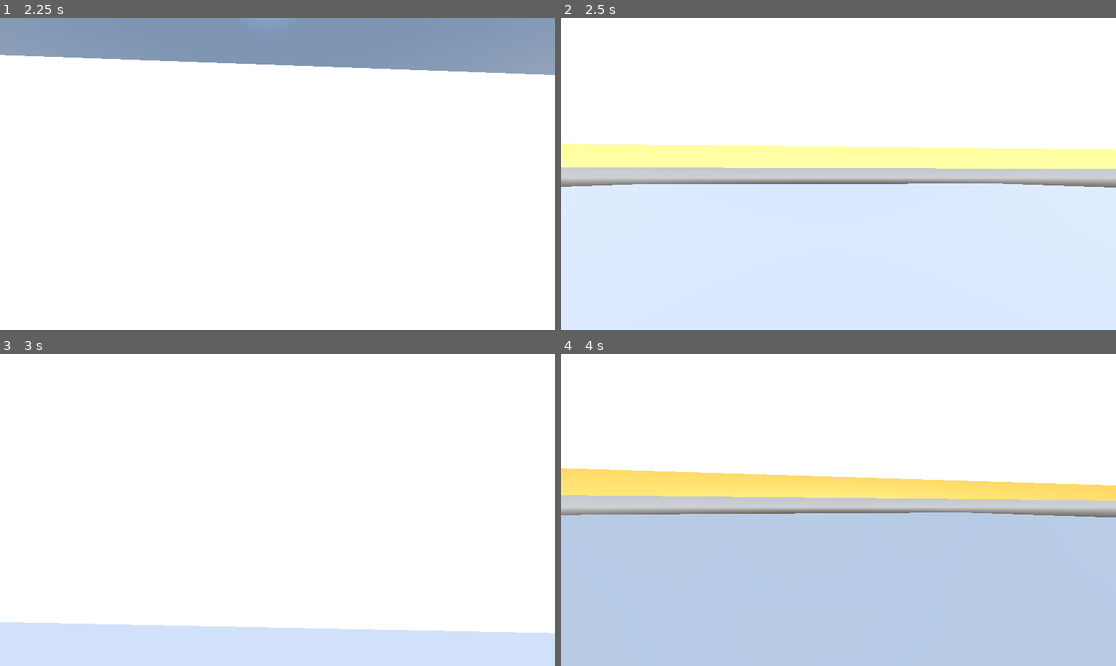
Above: before the commit, frames 1-4 (two rows, left to right).
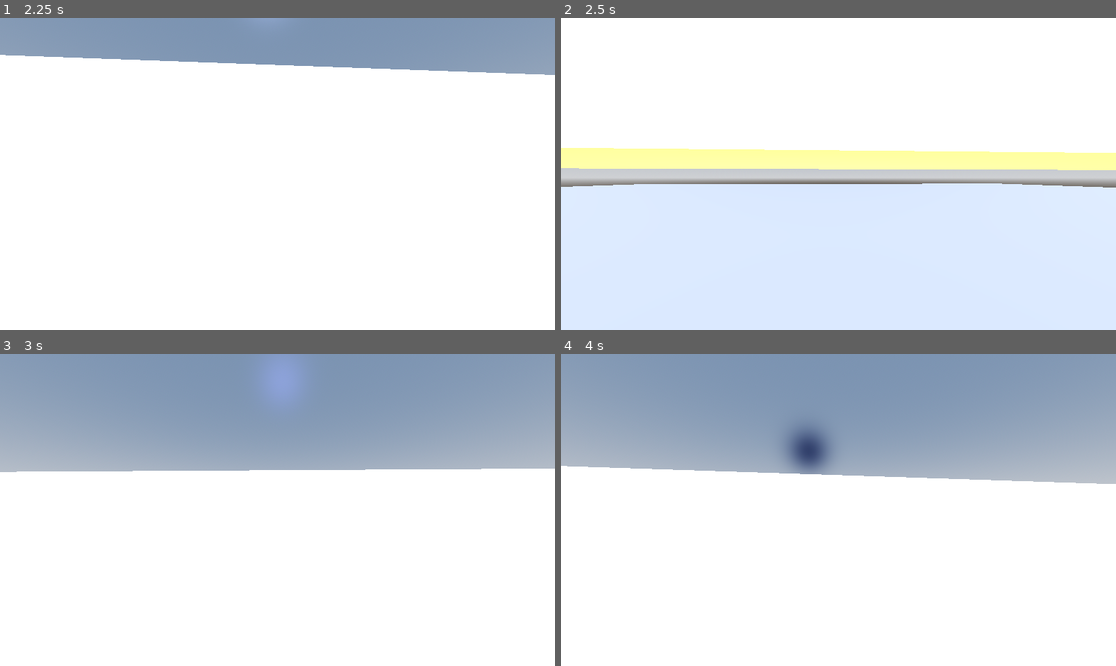
Above: after the commit, the same moments.

Repository: corkranspPA/APCSA-PostTerm2026
Game: Godot game, scene res://main.tscn
The game is run twice, just before and just after one commit, with the same random seed, the same clock (stepped at 60 frames per second) and the same inputs.
Inputs (mouse positions are in pixels of both pictures, inside the frame that each line leads up to):
- Up to frame 1 (2.25 s): move the mouse to (305, 174) at 0.52 s; hold Space (jump) 0.53-1.28 s; hold W (move_forward) from 0.53 s (still down); move the mouse to (249, 174) at 1.27 s; tap C (crouch) at 1.35 s; tap Space (jump) at 1.52, 1.55, 1.82 s; move the mouse to (288, 167) at 2.02 s; hold Space (jump) from 2.03 s (still down); tap Shift (sprint) at 2.1 s
- Up to frame 2 (2.5 s): keep holding W (move_forward); keep holding Space (jump)
- Up to frame 3 (3 s): keep holding W (move_forward); move the mouse to (271, 516) at 2.77 s; release Space (jump) at 2.78 s; tap Space (jump) at 2.85 s
- Up to frame 4 (4 s): keep holding W (move_forward); tap Space (jump) at 3.02, 3.32 s; move the mouse to (877, 513) at 3.52 s; hold Space (jump) from 3.53 s (still down); tap C (crouch) at 3.6 s

Frame 1 is identical in both runs. In frame 2, 1.5% of the frame differs, in the area x 0-100%, y 40-55%; in frame 3, 50%; in frame 4, 99%, in the area x 0-100%, y 0-100%.

Commit message:
sliding updated

Diff:
--- a/main.tscn
+++ b/main.tscn
@@ -38,6 +38,17 @@
 size = Vector3(0.9897461, 1, 1)
 
 [sub_resource type="StandardMaterial3D" id="StandardMaterial3D_1bvp3"]
+
+[sub_resource type="BoxMesh" id="BoxMesh_0xm2m"]
+
+[sub_resource type="ImageTexture" id="ImageTexture_0xm2m"]
+
+[sub_resource type="StandardMaterial3D" id="StandardMaterial3D_lquwl"]
+shading_mode = 0
+albedo_color = Color(6.497651e-07, 0.16983125, 0.27557126, 1)
+albedo_texture = SubResource("ImageTexture_0xm2m")
+
+[sub_resource type="BoxShape3D" id="BoxShape3D_h2yge"]
 
 [node name="Node3D" type="Node3D" unique_id=1205225603]
 
@@ -110,3 +121,23 @@
 transform = Transform3D(1, 0, 0, 0, 1, 0, 0, 0, 1, -0.0024300218, -0.0007583499, -0.0021414757)
 shape = SubResource("BoxShape3D_0xm2m")
 debug_color = Color(0.99595994, 0.9918212, 0.9971054, 1)
+
+[node name="slope" type="MeshInstance3D" parent="." unique_id=160333151]
+transform = Transform3D(4.4796524, 0.25351405, 0, -1.4171584, 0.8013606, 0, 0, 0, 9.833358, -20.997395, 0.10387313, 0)
+mesh = SubResource("BoxMesh_0xm2m")
+surface_material_override/0 = SubResource("StandardMaterial3D_lquwl")
+
+[node name="StaticBody3D" type="StaticBody3D" parent="slope" unique_id=917608606]
+
+[node name="CollisionShape3D" type="CollisionShape3D" parent="slope/StaticBody3D" unique_id=59114116]
+shape = SubResource("BoxShape3D_h2yge")
+
+[node name="slope2" type="MeshInstance3D" parent="." unique_id=1582207475]
+transform = Transform3D(-4.47965, -0.25351396, -0.010639802, -1.4171587, 0.8013607, 9.488385e-09, 0.0048470274, 0.0002743057, -9.833352, -25.207607, 0.10184181, -0.009833097)
+mesh = SubResource("BoxMesh_0xm2m")
+surface_material_override/0 = SubResource("StandardMaterial3D_lquwl")
+
+[node name="StaticBody3D" type="StaticBody3D" parent="slope2" unique_id=1798856599]
+
+[node name="CollisionShape3D" type="CollisionShape3D" parent="slope2/StaticBody3D" unique_id=690046832]
+shape = SubResource("BoxShape3D_h2yge")
--- /dev/null
+++ b/new_prism_mesh.tres
@@ -0,0 +1,3 @@
+[gd_resource type="PrismMesh" format=3 uid="uid://c4ajtv3kiul3q"]
+
+[resource]
--- a/player.gd
+++ b/player.gd
@@ -69,6 +69,15 @@
 @export var walk_bob_amount := 0.09
 @export var sprint_bob_amount := 0.16
 @export var crouch_bob_amount := 0.03
+
+# -------------------------
+# BUNNY HOPPING
+# -------------------------
+@export var bhop_speed_boost := 1.05
+@export var max_bhop_speed := 18.0
+@export var auto_bhop := true
+
+var was_on_floor := false
 
 
 func _ready() -> void:
@@ -139,6 +148,9 @@
 
 	var direction := (transform.basis * Vector3(input_dir.x, 0, input_dir.y)).normalized()
 
+	# -------------------------
+	# SLIDING
+	# -------------------------
 	if is_sliding:
 		slide_timer -= delta
 
@@ -158,6 +170,9 @@
 		if slide_timer <= 0.0 or slide_speed < 2.0:
 			stop_slide()
 
+	# -------------------------
+	# NORMAL MOVEMENT
+	# -------------------------
 	else:
 		var current_speed = speed
 
@@ -170,8 +185,27 @@
 			velocity.x = direction.x * current_speed
 			velocity.z = direction.z * current_speed
 		else:
-			velocity.x = move_toward(velocity.x, 0, current_speed)
-			velocity.z = move_toward(velocity.z, 0, current_speed)
+			velocity.x = move_toward(velocity.x, 0, current_speed * 0.2)
+			velocity.z = move_toward(velocity.z, 0, current_speed * 0.2)
+
+	# -------------------------
+	# BUNNY HOP SYSTEM
+	# -------------------------
+	if is_on_floor():
+		if not was_on_floor:
+			if velocity.length() > speed:
+				velocity.x *= bhop_speed_boost
+				velocity.z *= bhop_speed_boost
+
+				var h_vel := Vector2(velocity.x, velocity.z)
+				h_vel = h_vel.limit_length(max_bhop_speed)
+				velocity.x = h_vel.x
+				velocity.z = h_vel.y
+
+		if auto_bhop and Input.is_action_pressed("jump"):
+			velocity.y = jump_velocity
+
+	was_on_floor = is_on_floor()
 
 	move_and_slide()
 
@@ -192,21 +226,16 @@
 	if slide_direction.length() == 0:
 		slide_direction = -transform.basis.z
 
-	camera.fov = slide_fov
 	is_crouching = true
 
 
 func stop_slide():
 	is_sliding = false
 
-	# SAFE STAND LOGIC
 	if can_stand_up():
 		is_crouching = false
 
 
-# -------------------------
-# REQUIRED FIX (WAS MISSING)
-# -------------------------
 func can_stand_up() -> bool:
 	var space_state = get_world_3d().direct_space_state
 
Binary file added: stone road.jpeg
Not shown, added: stone road.jpeg.import
